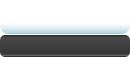
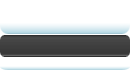
Before/after of a 130px x 70px layered artwork. What changed in the layer stack:
added layer "Layer 4" above "Layer 3" over [0, 66, 130, 70]
